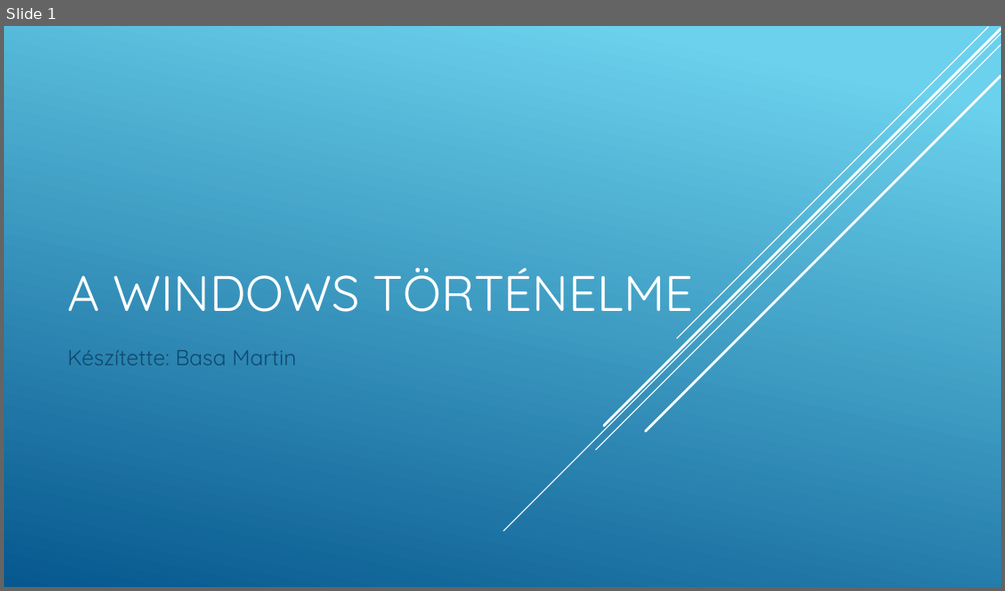
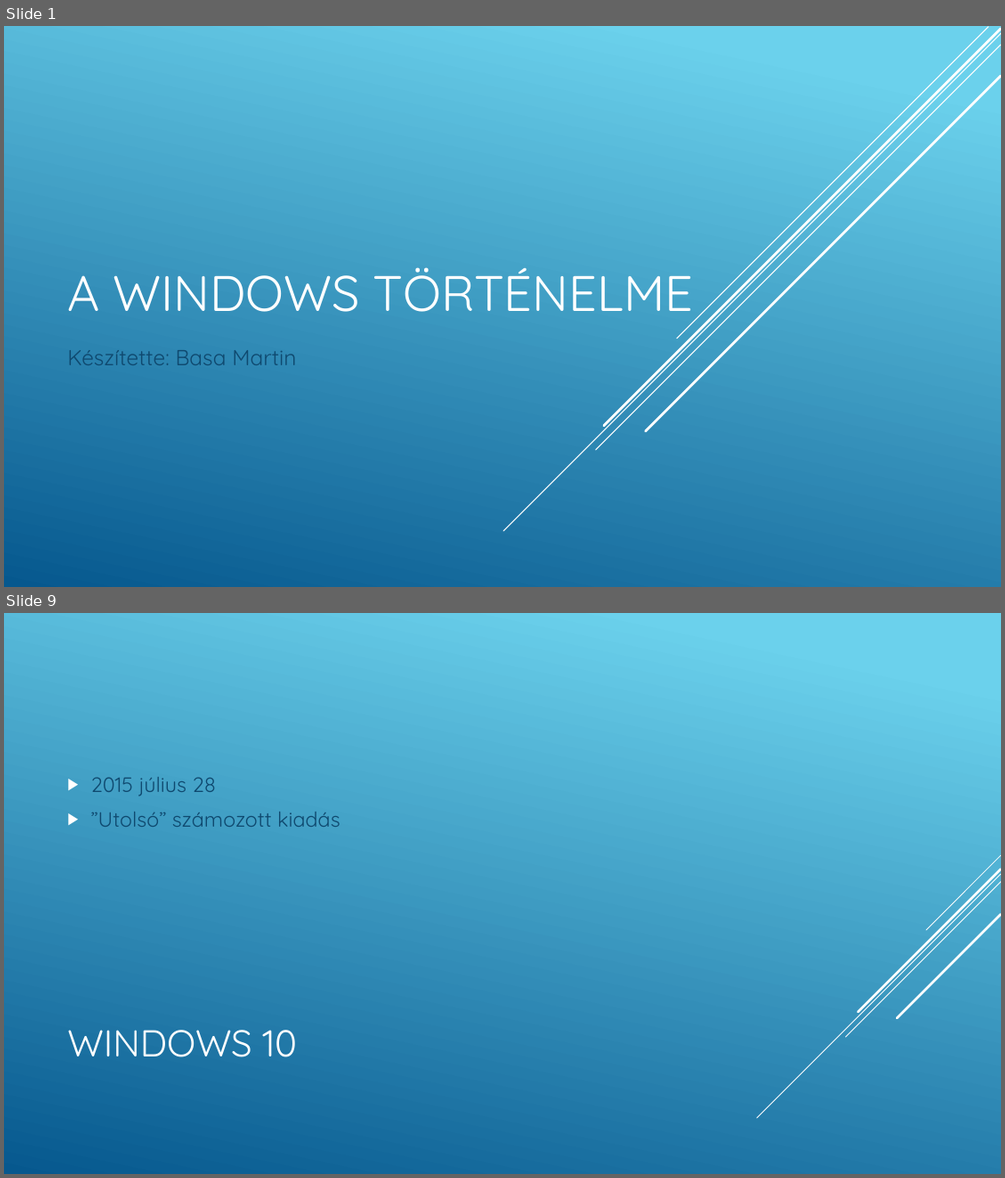
Before and after one commit to Martinanevem/ppt, a slide deck: A Windows történelme.pptx. Shown one above the other, each under a label of ours: slide 1 before the commit, slides 1 and 9 after it; the slides between them are not shown. The pictures are 1005x591 and 1005x1178 pixels, drawn with LibreOffice and Linux fonts; fonts in the diff are those of the drawing. Boxes give left, top, right and bottom in pixels: in the first picture for what was removed or moved away, otherwise in the second. Text is boxed around its words. In the diff, an @@ line names an element or a change of style, - is before the commit and + after.

```diff
--- a/A Windows történelme.pptx
+++ b/A Windows történelme.pptx
@@ slide 9 added at [4, 613, 1001, 1174], background gradient #6ED2EB to #06588E @@
@@ text added at [91, 777, 340, 827], 20 pt, text #0F496F @@
+▶ 2015 július 28
+▶ ”Utolsó” számozott kiadás
@@ group added at [757, 855, 1001, 1118]: 5 lines @@
@@ title added at [67, 1030, 297, 1057], 36 pt, text #FFFFFF @@
+WINDOWS 10
```
Also in this commit, not shown: 1 slide changed, 7 other slides added, 2 slides removed.
